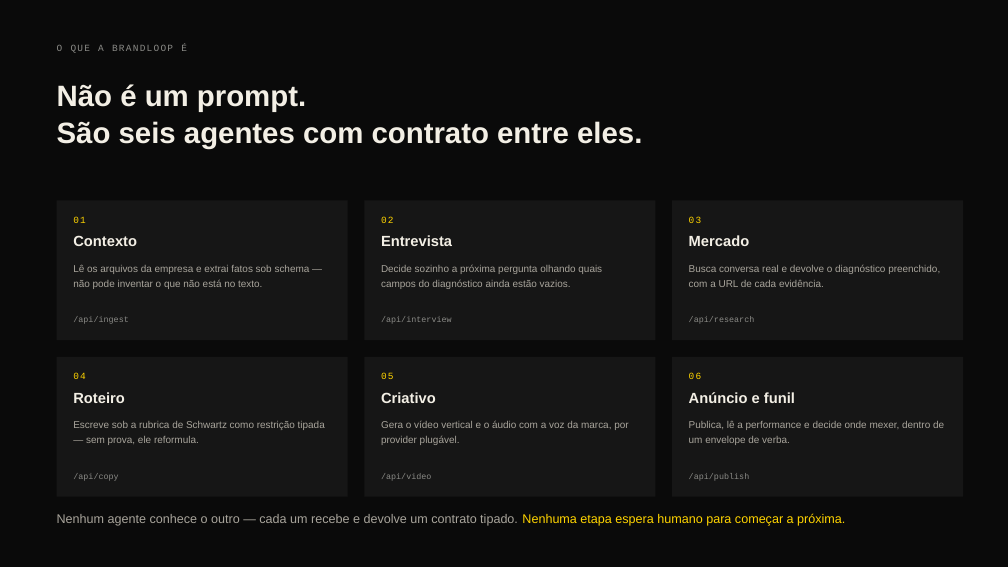
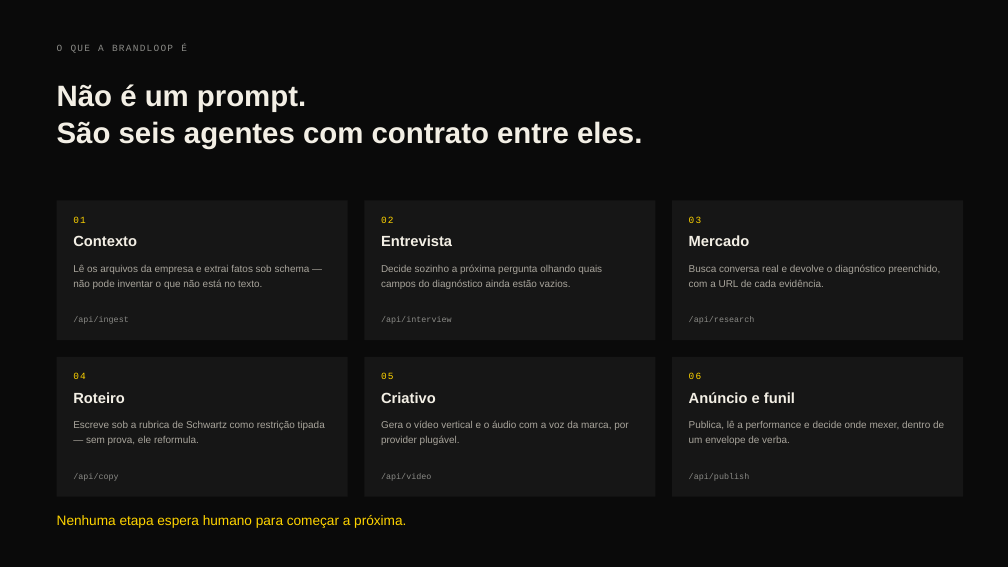
Before and after one commit to julio-amaral-oliveira/hack2L, a slide deck: slide 2 of deck/BrandLoop-deck.pptx. Drawn at 1008x567 pixels with LibreOffice and Linux fonts; fonts in the diff are those of the drawing. Boxes give left, top, right and bottom in pixels: in the first picture for what was removed or moved away, otherwise in the second. Text is boxed around its words. In the diff, an @@ line names an element or a change of style, - is before the commit and + after.

```diff
--- a/deck/BrandLoop-deck.pptx
+++ b/deck/BrandLoop-deck.pptx
@@ text at (57,515,406,528): text changed; size 12 to 13 pt; text colour #A8A49B to #FFD400 @@
-Nenhum agente conhece o outro — cada um recebe e devolve um contrato tipado. Nenhuma etapa espera humano para começar a próxima.
+Nenhuma etapa espera humano para começar a próxima.
```
Also in this commit, not shown: 1 other slide changed, 3 other files.
